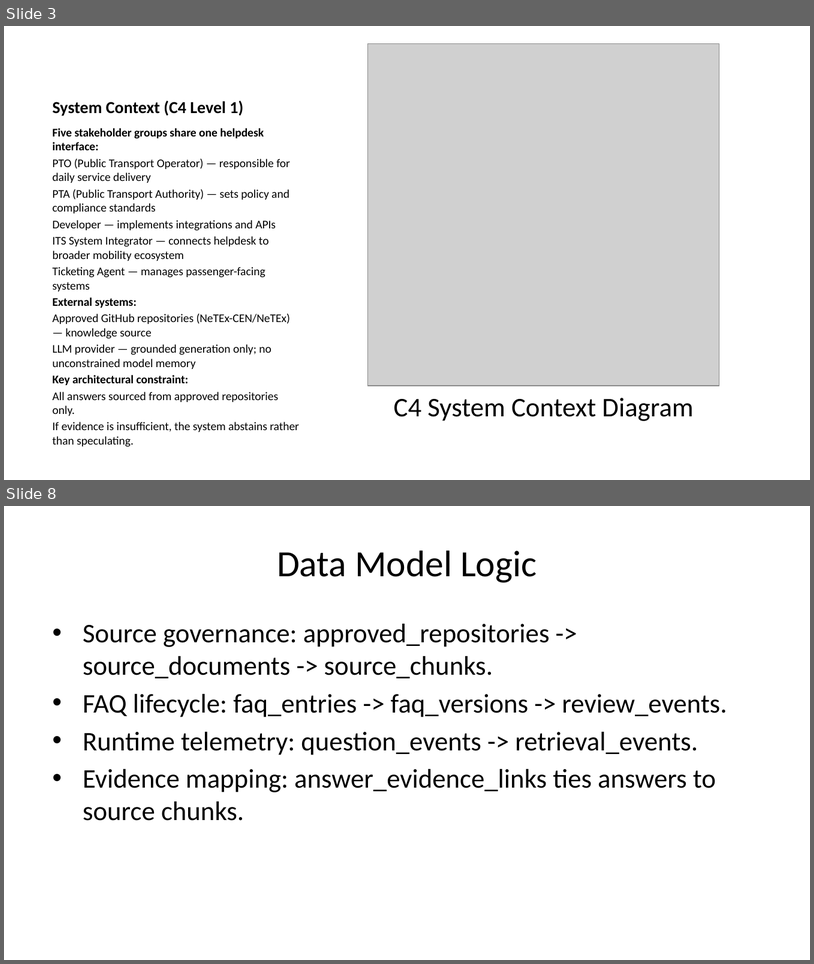
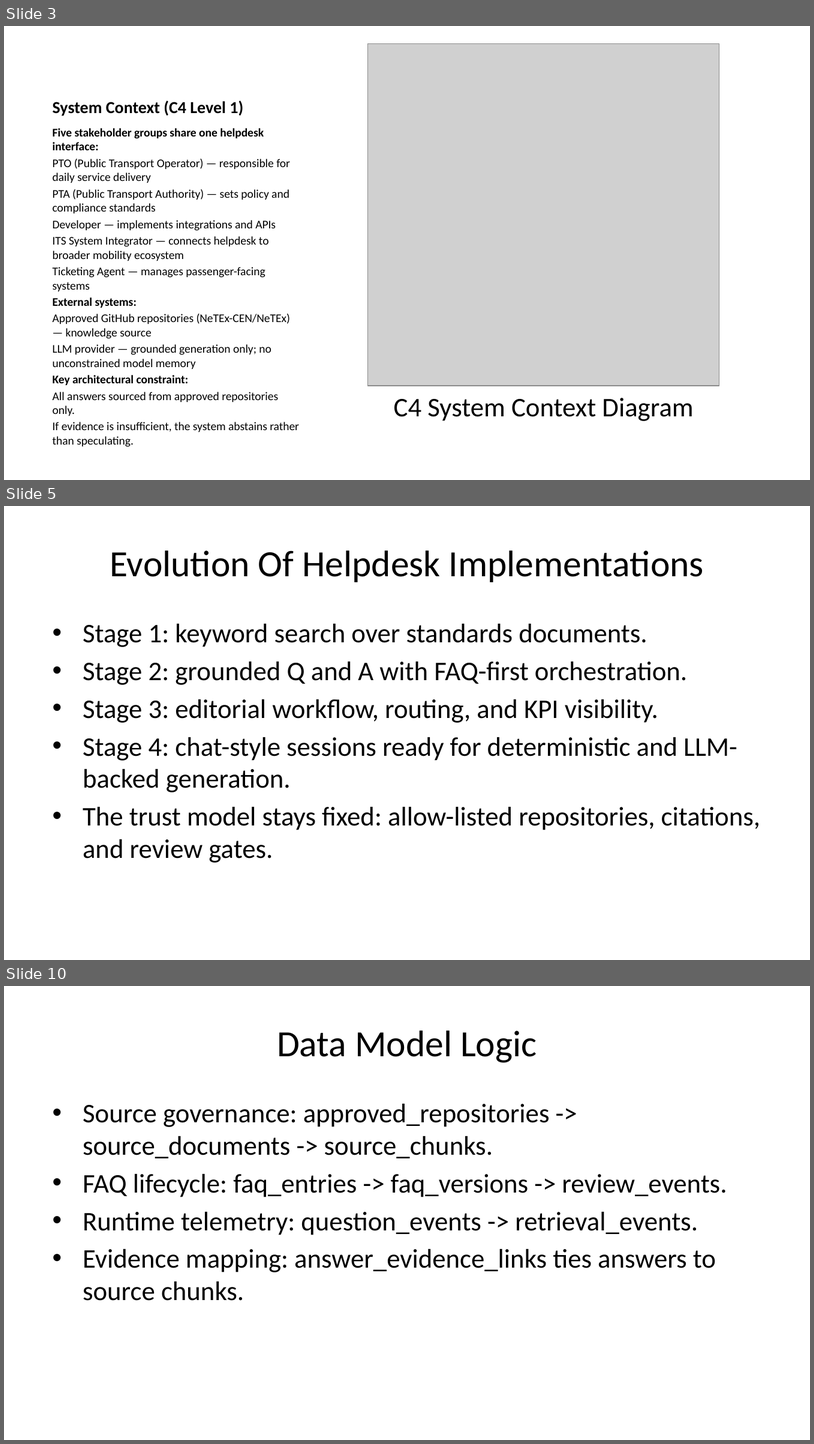
Before and after one commit to UM-KGPI/NapcoreHelpdesk, a slide deck: dist/napcore-helpdesk-presentation.pptx. Shown one above the other, each under a label of ours: slides 3 and 8 before the commit, slides 3, 5 and 10 after it; the slides between them are not shown. The pictures are 814x964 and 814x1444 pixels, drawn with LibreOffice and Linux fonts; fonts in the diff are those of the drawing; grey boxes stand for pictures. Boxes give left, top, right and bottom in pixels: in the first picture for what was removed or moved away, otherwise in the second. Text is boxed around its words. In the diff, an @@ line names an element or a change of style, - is before the commit and + after.

Commit message:
feat(helpdesk): add chat UX, llm-ready flow, docs, and updated slides

```diff
--- a/dist/napcore-helpdesk-presentation.pptx
+++ b/dist/napcore-helpdesk-presentation.pptx
@@ slide 5 added at <box>4,506,810,960</box>, background #FFFFFF @@
@@ title added at <box>110,550,704,582</box>, 33 pt, text #000000 @@
+Evolution Of Helpdesk Implementations
@@ text added at <box>83,624,761,862</box>, 24 pt, text #000000 @@
+• Stage 1: keyword search over standards documents.
+• Stage 2: grounded Q and A with FAQ-first orchestration.
+• Stage 3: editorial workflow, routing, and KPI visibility.
+• Stage 4: chat-style sessions ready for deterministic and LLM-backed generation.
+• The trust model stays fixed: allow-listed repositories, citations, and review gates.
@@ what was slide 8 is now slide 10 @@
```
Also in this commit, not shown: 8 slides changed, 4 other slides added, 1 slide removed, 36 other files.
